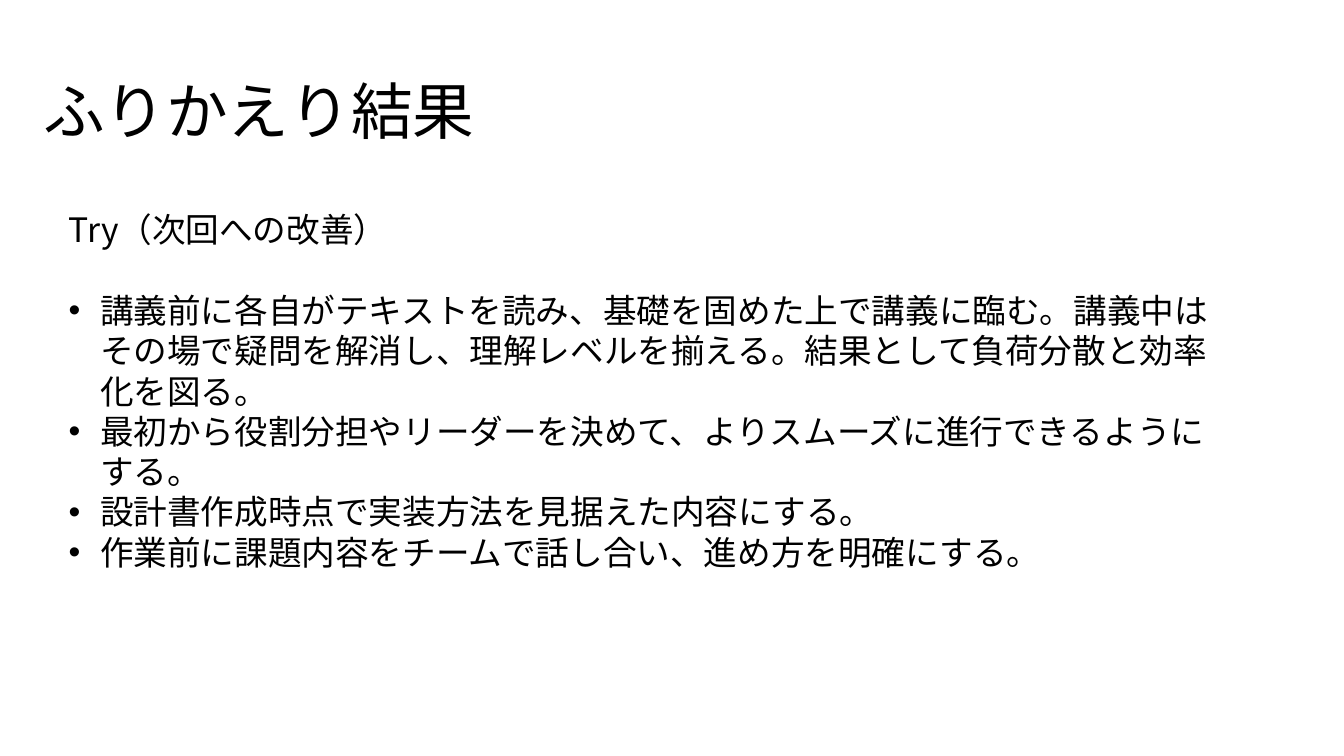
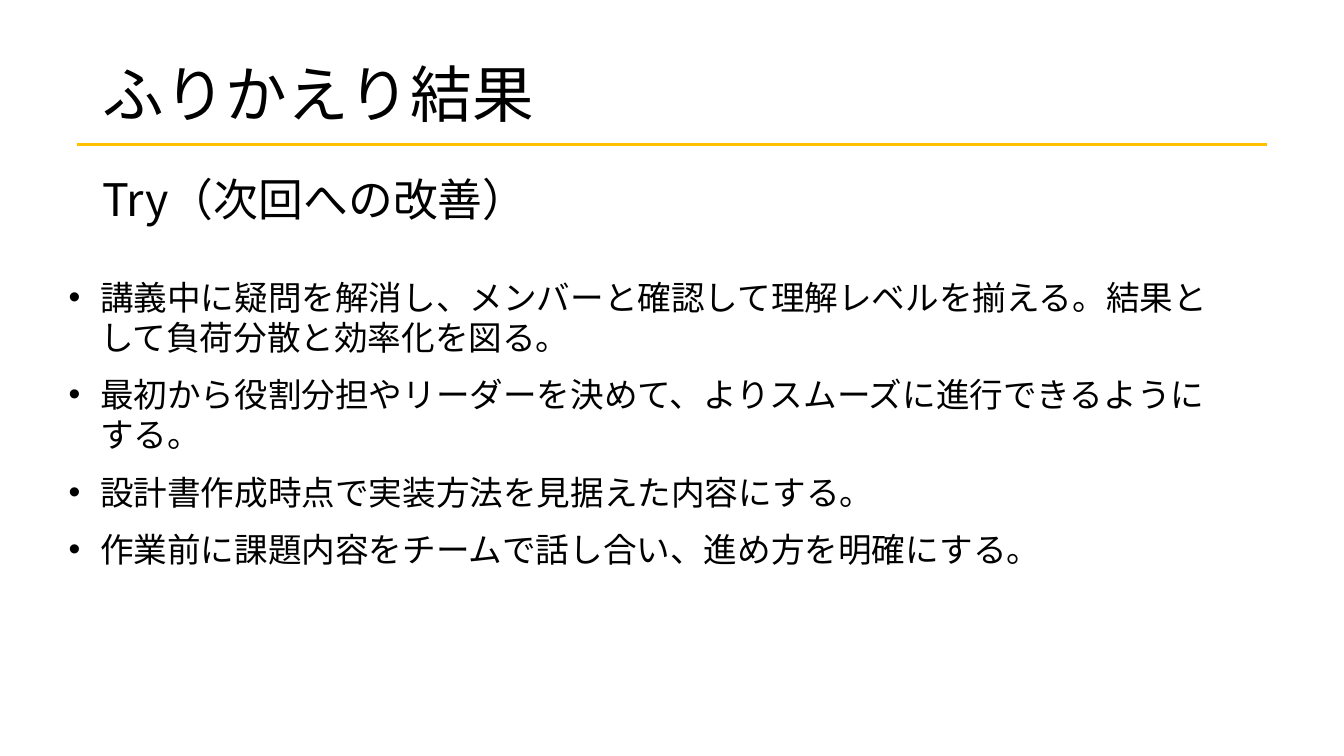
Before and after one commit to kadowakiyuya/simplezakka, a slide deck: slide 19 of 成果発表会/成果発表会.pptx. Drawn at 1344x756 pixels with LibreOffice and Linux fonts; fonts in the diff are those of the drawing. Boxes give left, top, right and bottom in pixels: in the first picture for what was removed or moved away, otherwise in the second. Text is boxed around its words. In the diff, an @@ line names an element or a change of style, - is before the commit and + after.

```diff
--- a/成果発表会/成果発表会.pptx
+++ b/成果発表会/成果発表会.pptx
@@ title "ふりかえり結果": place and size @@
-title "ふりかえり結果" at <box>43,82,474,139</box>
+title "ふりかえり結果" at <box>102,65,533,122</box>
@@ line added from (77, 144) to (1267, 144), #FFC000 1.75 pt @@
@@ text added at <box>102,177,527,227</box>, 32 pt, text #000000 @@
+Try（次回への改善）
@@ text "講義中に疑問を解消し、メンバーと確認して理解レベルを揃える。結果として負荷分散と効率化を図る。": place and size @@
-text "講義中に疑問を解消し、メンバーと確認して理解レベルを揃える。結果として負荷分散と効率化を図る。" at <box>69,213,1208,568</box>
+text "講義中に疑問を解消し、メンバーと確認して理解レベルを揃える。結果として負荷分散と効率化を図る。" at <box>100,281,1207,565</box>
@@ text at <box>100,281,1207,353</box>: text changed @@
-Try（次回への改善）
-• 講義前に各自がテキストを読み、基礎を固めた上で講義に臨む。講義中はその場で疑問を解消し、理解レベルを揃える。結果として負荷分散と効率化を図る。
+• 講義中に疑問を解消し、メンバーと確認して理解レベルを揃える。結果として負荷分散と効率化を図る。
```
Also in this commit, not shown: 19 other slides changed, 2 slides added, 3 slides removed, 1 other file.
